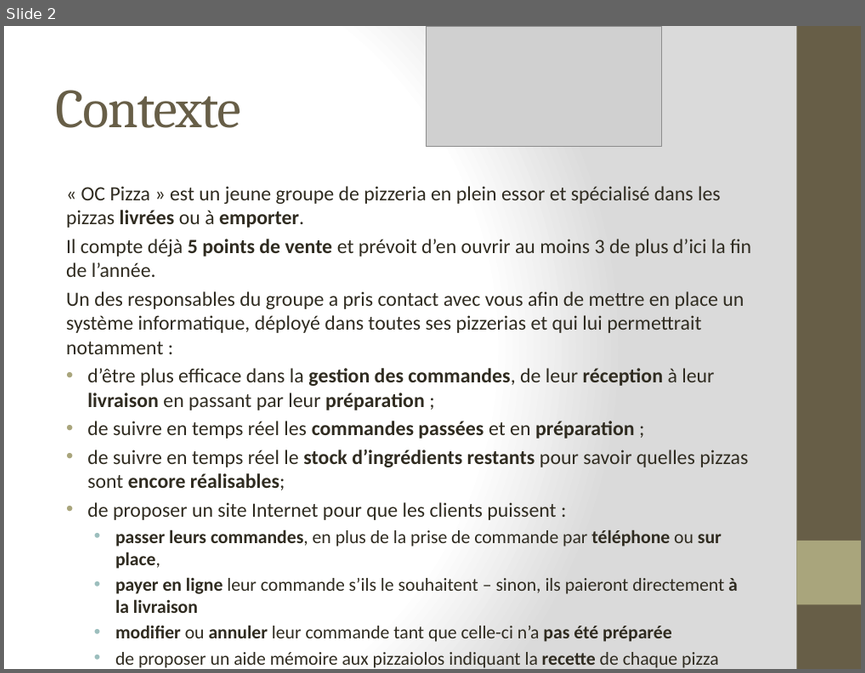
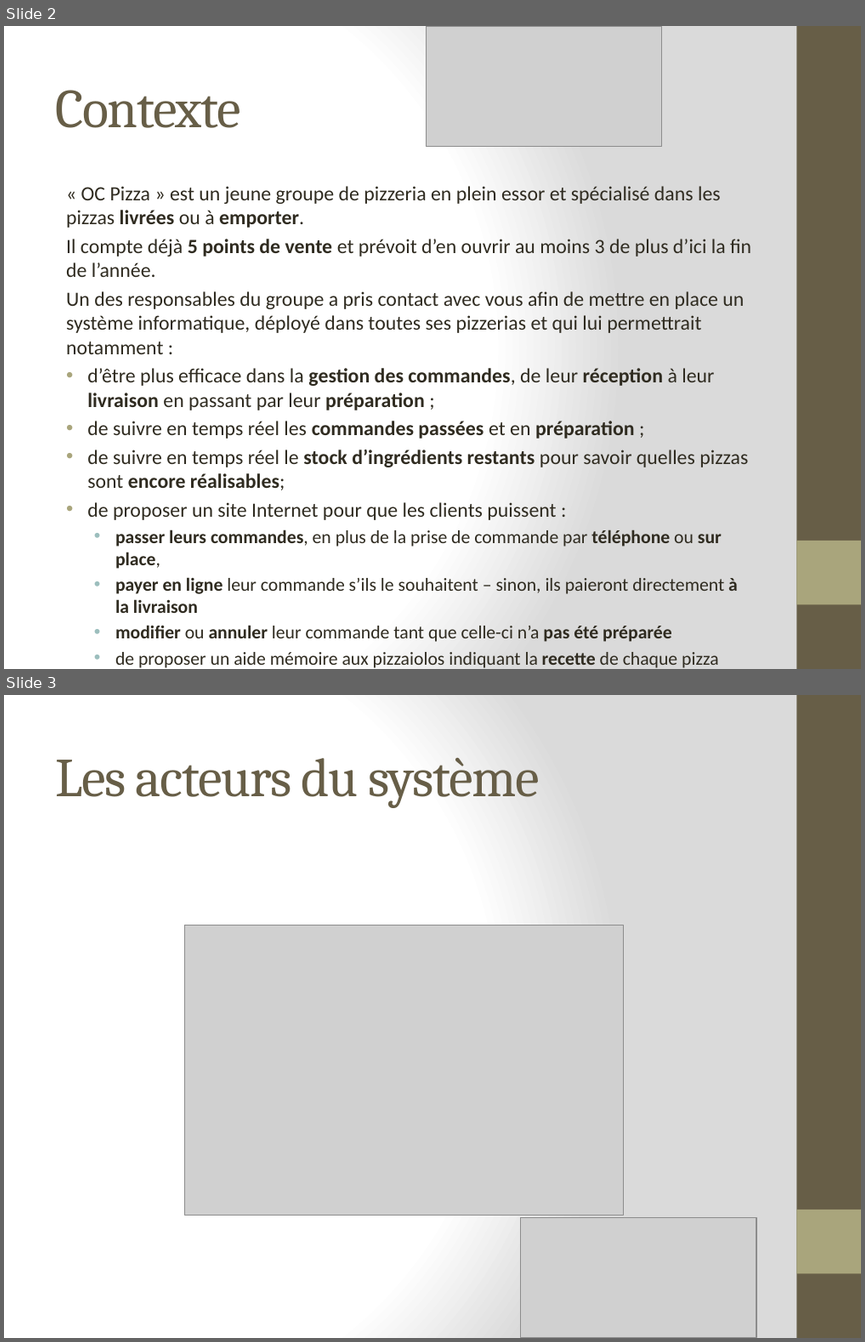
Before and after one commit to Zepmanbc/oc_dapython_pr4, a slide deck: doc/Soutenance Projet 4.pptx. Shown one above the other, each under a label of ours: slide 2 before the commit, slides 2 and 3 after it. The pictures are 865x673 and 865x1342 pixels, drawn with LibreOffice and Linux fonts; fonts in the diff are those of the drawing; grey boxes stand for pictures. Boxes give left, top, right and bottom in pixels: in the first picture for what was removed or moved away, otherwise in the second. Text is boxed around its words. In the diff, an @@ line names an element or a change of style, - is before the commit and + after.

```diff
--- a/doc/Soutenance Projet 4.pptx
+++ b/doc/Soutenance Projet 4.pptx
@@ slide 3 added at (4, 695, 861, 1338), background gradient #FFFFFF to #DADADA; not listed: 2 template elements that a slide beside it also shows @@
@@ title added at (55, 758, 539, 808), 46 pt, text #675E47 @@
+Les acteurs du système
@@ picture added at (184, 925, 623, 1215) @@
@@ picture added at (520, 1218, 756, 1338) @@
```
Also in this commit, not shown: 6 other slides added, 1 slide removed, 21 other files.
